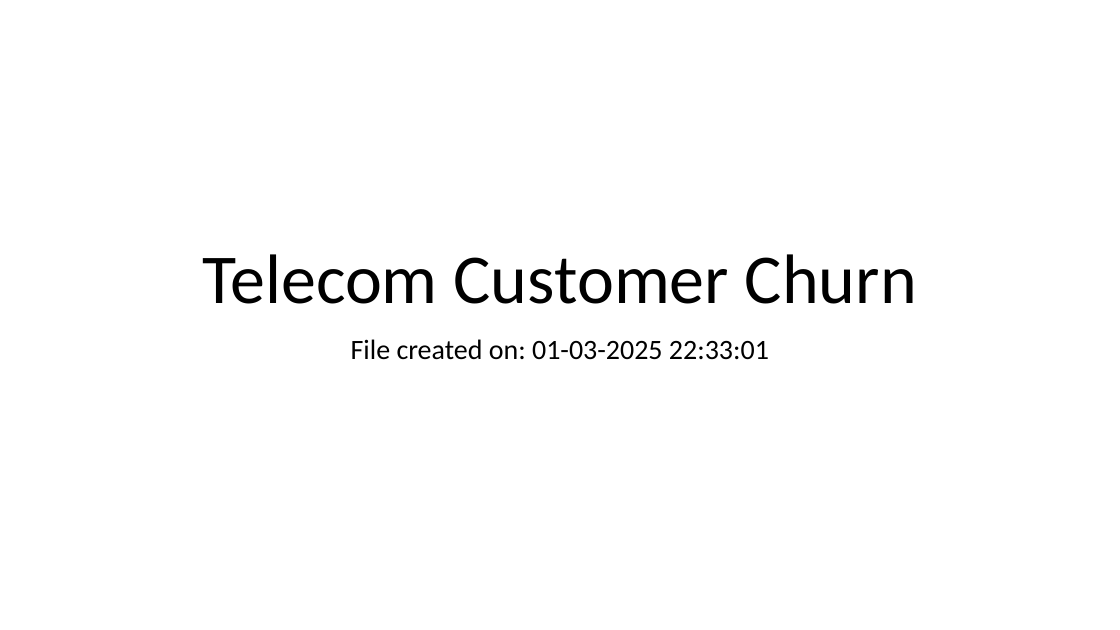
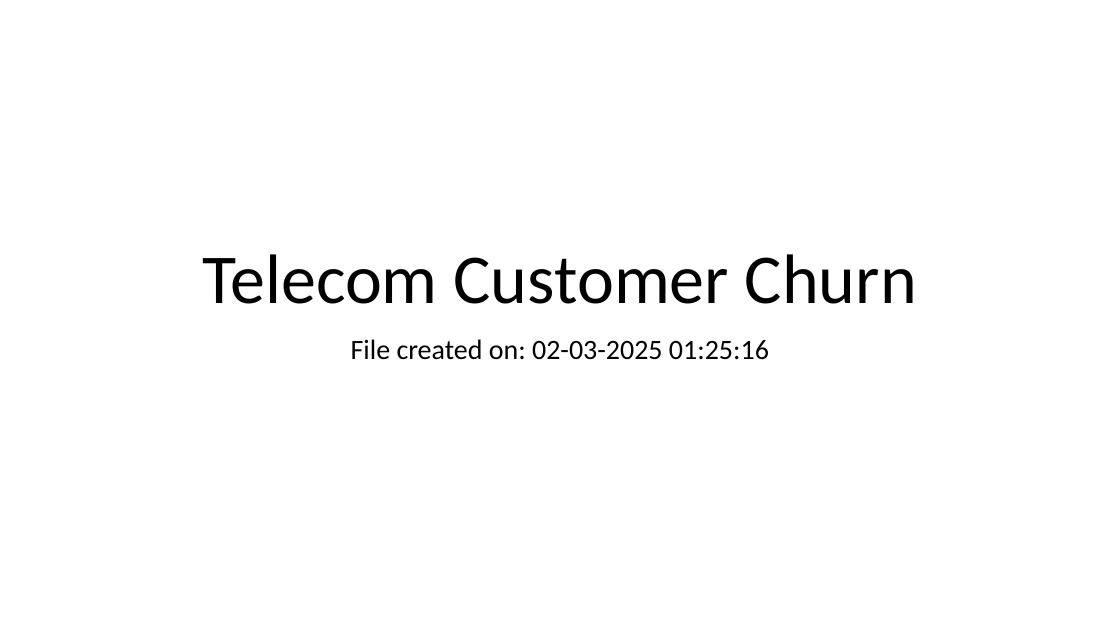
Before and after one commit to Debbie2810/Telecom-Customer-Churn, a slide deck: slide 1 of Telecom Customer Churn.pptx. Drawn at 1120x630 pixels with LibreOffice and Linux fonts; fonts in the diff are those of the drawing. Boxes give left, top, right and bottom in pixels: in the first picture for what was removed or moved away, otherwise in the second. Text is boxed around its words. In the diff, an @@ line names an element or a change of style, - is before the commit and + after.

```diff
--- a/Telecom Customer Churn.pptx
+++ b/Telecom Customer Churn.pptx
@@ subtitle at box(351, 339, 769, 360): text changed @@
-File created on: 01-03-2025 22:33:01
+File created on: 02-03-2025 01:25:16
```
Also in this commit, not shown: 5 slides added.
